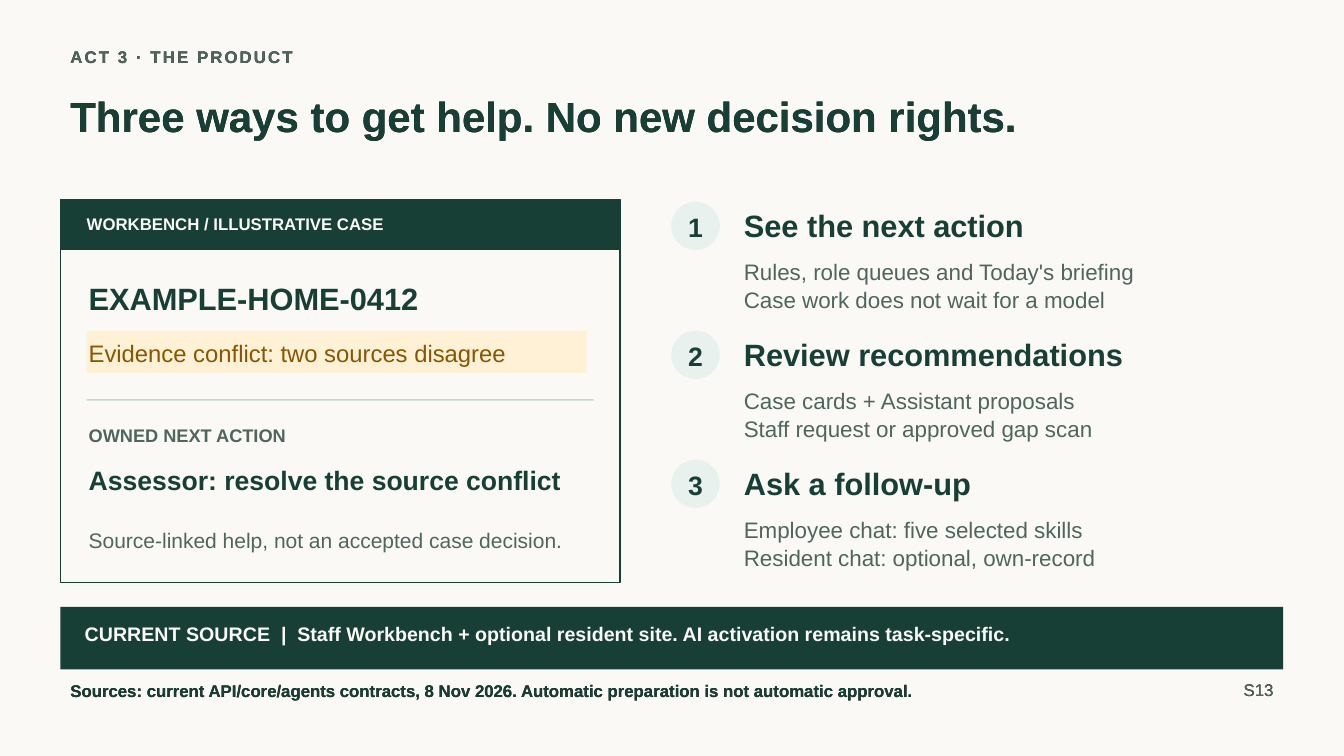
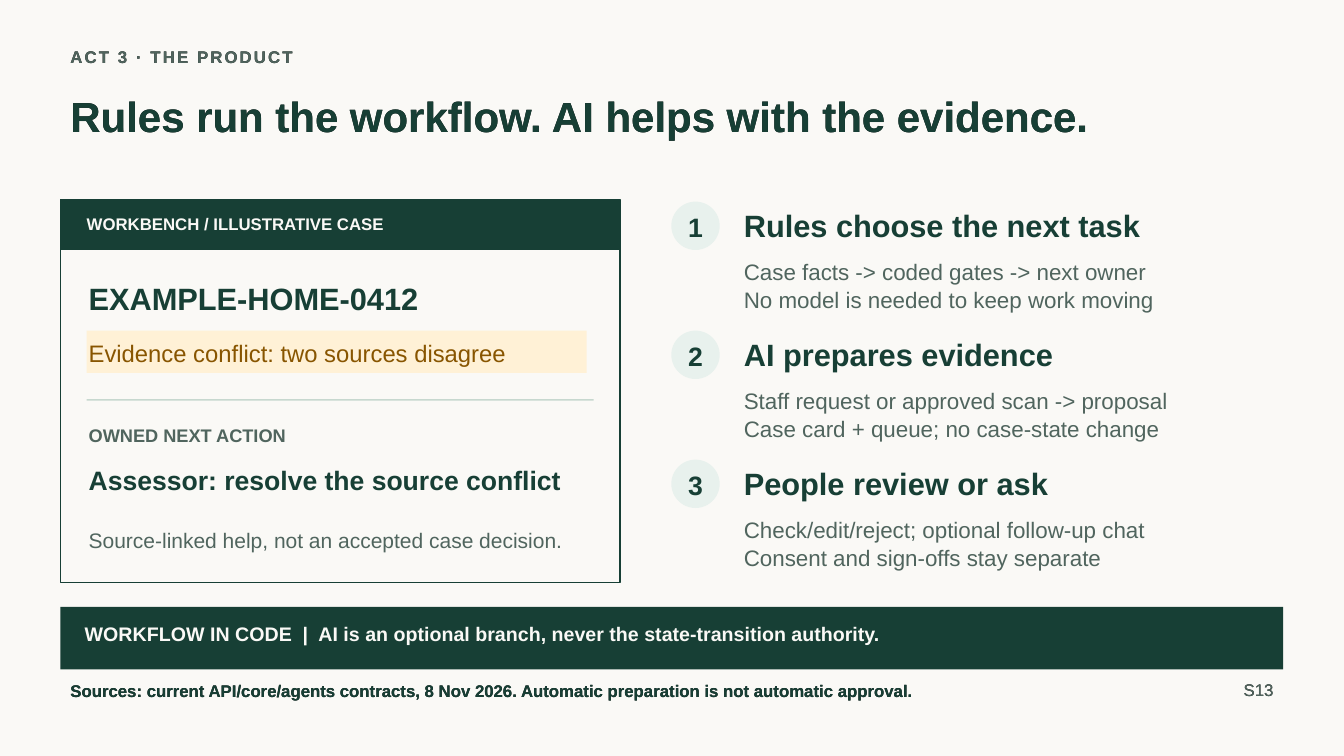
Before and after one commit to jmservera/ama, a slide deck: slide 14 of docs/capstone/deck/zava-forward-cowork-v2-draft.pptx. Drawn at 1344x756 pixels with LibreOffice and Linux fonts; fonts in the diff are those of the drawing. Boxes give left, top, right and bottom in pixels: in the first picture for what was removed or moved away, otherwise in the second. Text is boxed around its words. In the diff, an @@ line names an element or a change of style, - is before the commit and + after.

```diff
--- a/docs/capstone/deck/zava-forward-cowork-v2-draft.pptx
+++ b/docs/capstone/deck/zava-forward-cowork-v2-draft.pptx
@@ text at [70, 101, 1088, 141]: text changed @@
-Three ways to get help. No new decision rights.
+Rules run the workflow. AI helps with the evidence.
@@ text at [744, 214, 1140, 238]: text changed @@
-See the next action
+Rules choose the next task
@@ text at [744, 264, 1153, 313]: text changed @@
-Rules, role queues and Today's briefing
-Case work does not wait for a model
+Case facts -> coded gates -> next owner
+No model is needed to keep work moving
@@ text at [744, 343, 1053, 371]: text changed @@
-Review recommendations
+AI prepares evidence
@@ text at [744, 393, 1168, 442]: text changed @@
-Case cards + Assistant proposals
-Staff request or approved gap scan
+Staff request or approved scan -> proposal
+Case card + queue; no case-state change
@@ text at [744, 472, 1048, 500]: text changed @@
-Ask a follow-up
+People review or ask
@@ text at [744, 522, 1144, 571]: text changed @@
-Employee chat: five selected skills
-Resident chat: optional, own-record
+Check/edit/reject; optional follow-up chat
+Consent and sign-offs stay separate
@@ text at [85, 626, 879, 645]: text changed @@
-CURRENT SOURCE | Staff Workbench + optional resident site. AI activation remains task-specific.
+WORKFLOW IN CODE | AI is an optional branch, never the state-transition authority.
```
Also in this commit, not shown: 9 other slides changed, 1 slide added, 1 slide removed, 26 other files.
